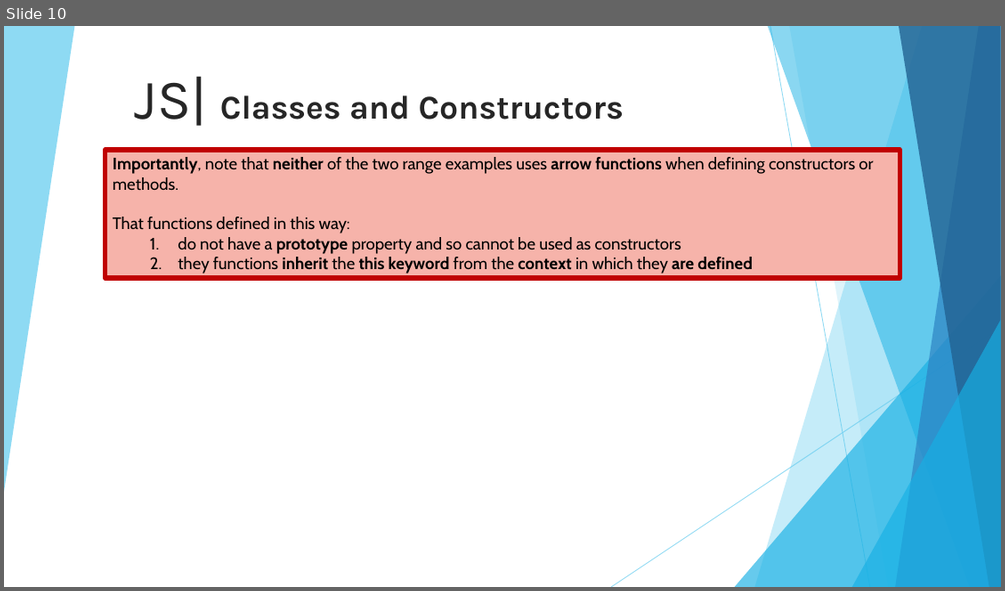
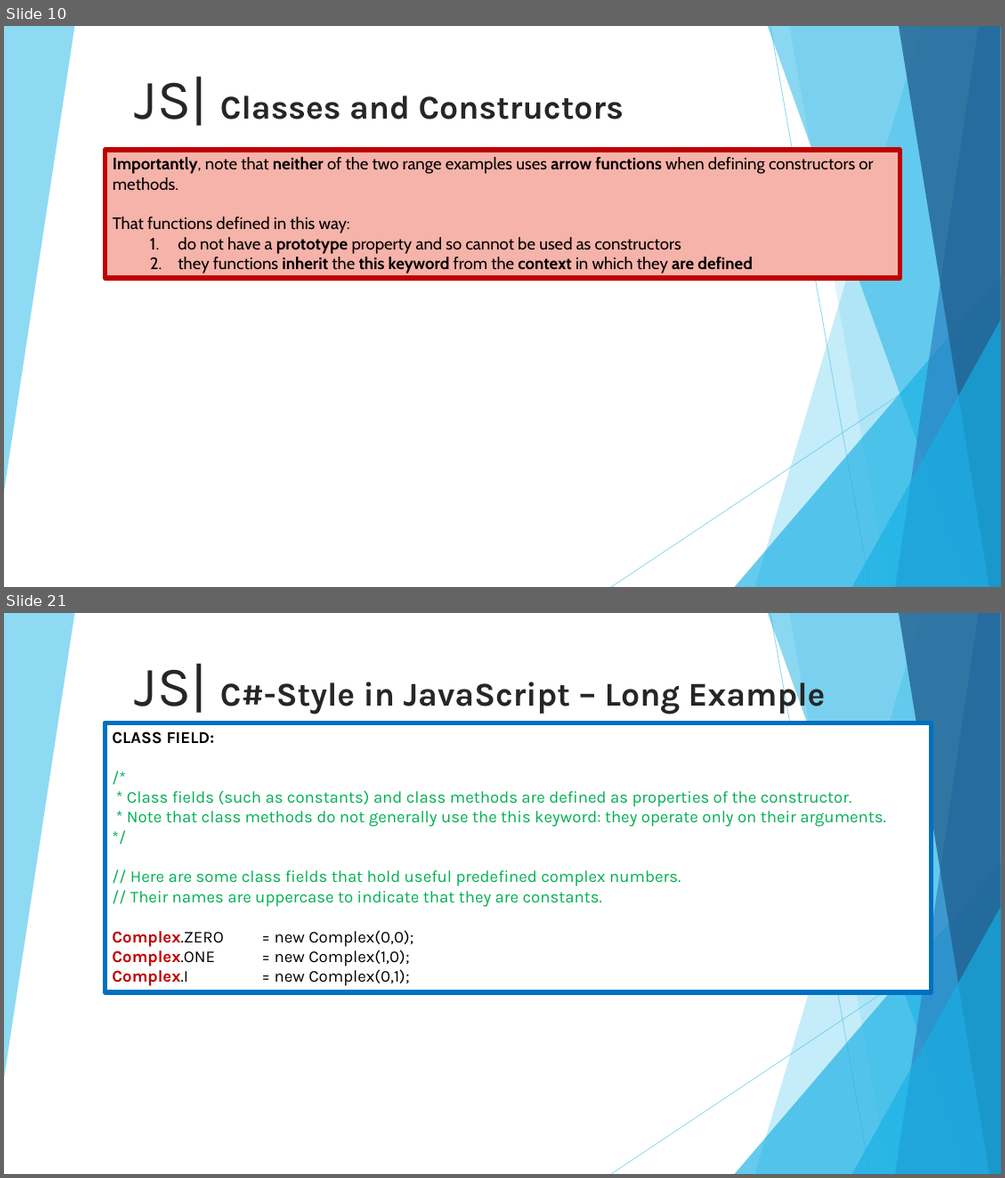
Before and after one commit to 01Primo/slides, a slide deck: 09_Javascript_Classes.pptx. Shown one above the other, each under a label of ours: slide 10 before the commit, slides 10 and 21 after it; the slides between them are not shown. The pictures are 1005x591 and 1005x1178 pixels, drawn with LibreOffice and Linux fonts; fonts in the diff are those of the drawing. Boxes give left, top, right and bottom in pixels: in the first picture for what was removed or moved away, otherwise in the second. Text is boxed around its words. In the diff, an @@ line names an element or a change of style, - is before the commit and + after.

Commit message:
Finish old style class in js

```diff
--- a/09_Javascript_Classes.pptx
+++ b/09_Javascript_Classes.pptx
@@ slide 21 added at box(4, 613, 1001, 1174), background #FFFFFF; not listed: 10 template elements that a slide beside it also shows @@
@@ title added at box(135, 663, 825, 714), 32 pt, text #262626, bold @@
+JS| C#-Style in JavaScript – Long Example
@@ rectangle added at box(105, 723, 931, 992), fill #FFFFFF, outline #0070C0 4.5 pt, 16 pt, text #00B050 @@
+CLASS FIELD:
+/*
+* Class fields (such as constants) and class methods are defined as properties of the constructor.
+* Note that class methods do not generally use the this keyword: they operate only on their arguments.
+*/
+// Here are some class fields that hold useful predefined complex numbers.
+// Their names are uppercase to indicate that they are constants.
+Complex.ZERO = new Complex(0,0);
+Complex.ONE = new Complex(1,0);
+Complex.I = new Complex(0,1);
```
Also in this commit, not shown: 1 slide changed, 12 other slides added.
